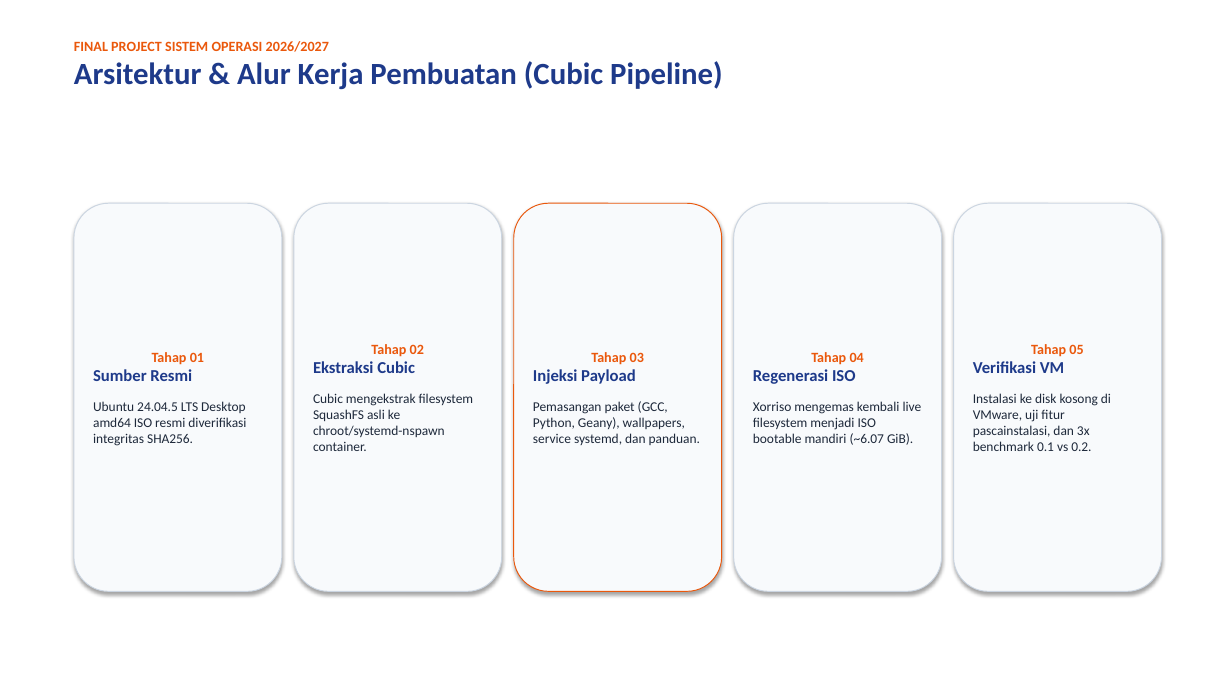
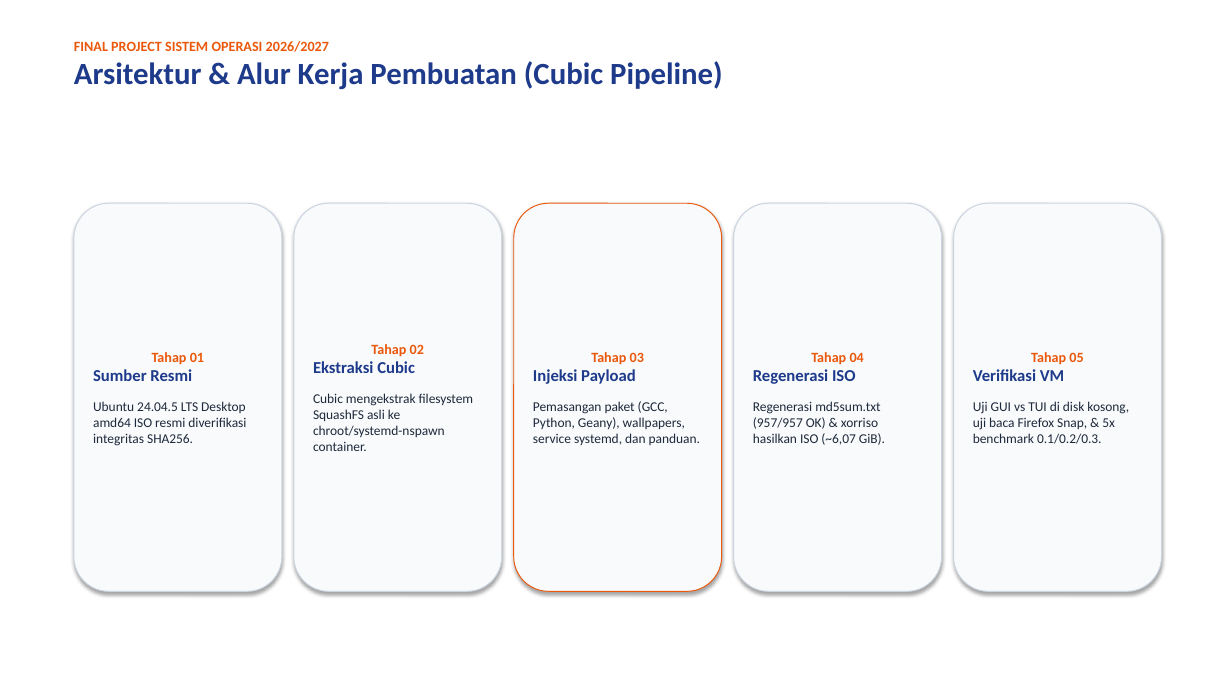
Before and after one commit to luvices/labkita, a slide deck: slide 4 of docs/presentation/labkita-presentation.pptx. Drawn at 1232x693 pixels with LibreOffice and Linux fonts; fonts in the diff are those of the drawing. Boxes give left, top, right and bottom in pixels: in the first picture for what was removed or moved away, otherwise in the second. Text is boxed around its words. In the diff, an @@ line names an element or a change of style, - is before the commit and + after.

```diff
--- a/docs/presentation/labkita-presentation.pptx
+++ b/docs/presentation/labkita-presentation.pptx
@@ text in rounded rectangle at bbox=[753, 401, 885, 445]: text changed @@
-Xorriso mengemas kembali live filesystem menjadi ISO bootable mandiri (~6.07 GiB).
+Regenerasi md5sum.txt (957/957 OK) & xorriso hasilkan ISO (~6,07 GiB).
@@ text in rounded rectangle at bbox=[973, 401, 1129, 444]: text changed @@
-Instalasi ke disk kosong di VMware, uji fitur pascainstalasi, dan 3x benchmark 0.1 vs 0.2.
+Uji GUI vs TUI di disk kosong, uji baca Firefox Snap, & 5x benchmark 0.1/0.2/0.3.
```
Also in this commit, not shown: 9 other slides changed, 3 other files.
